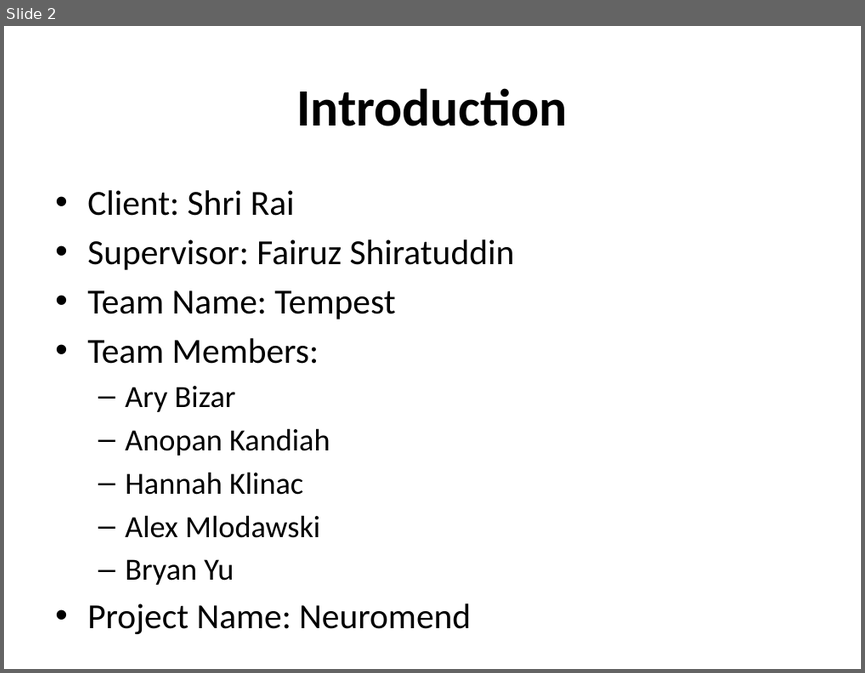
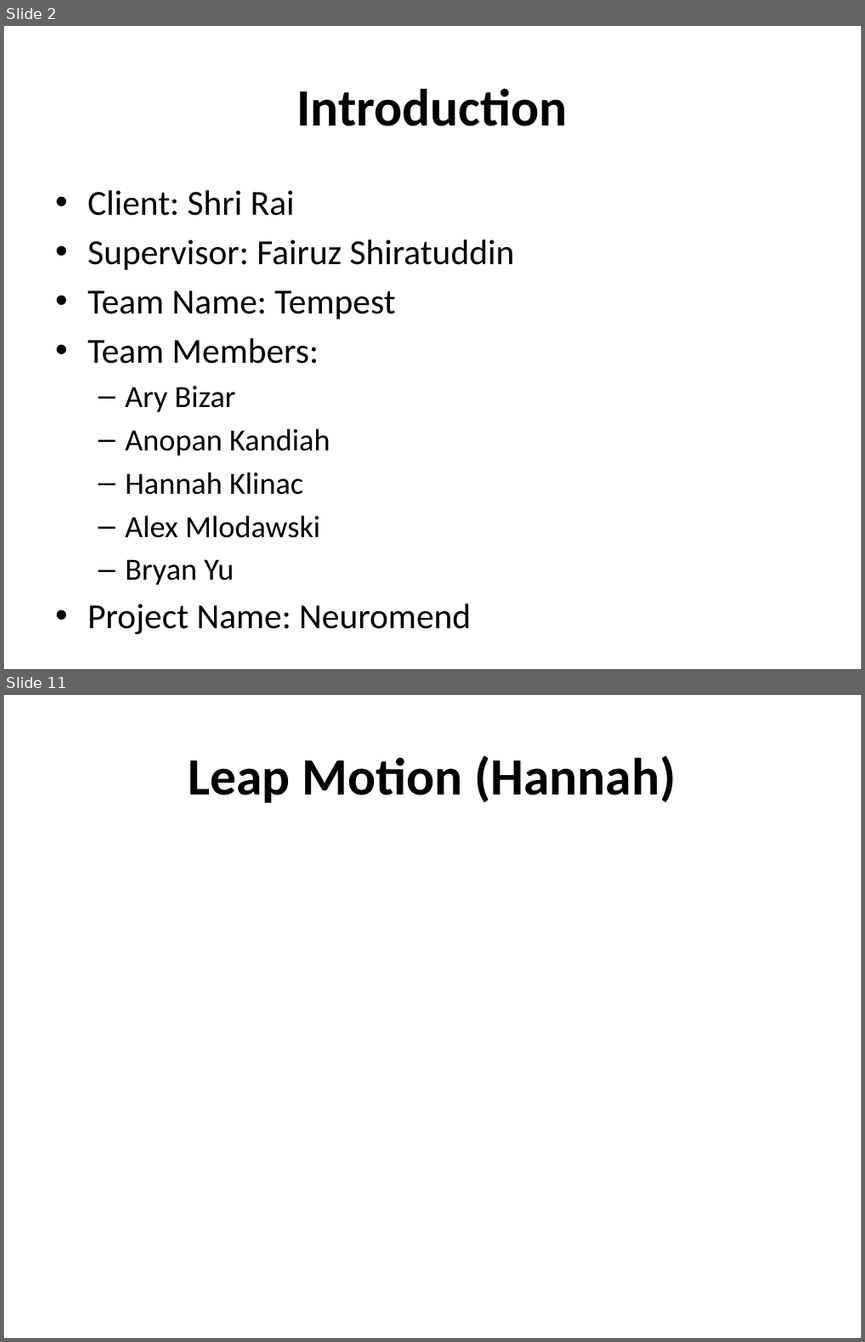
Before and after one commit to Hankli/VirtualEnvironments-Project, a slide deck: Documents/Presentations/Mock Presentation.pptx. Shown one above the other, each under a label of ours: slide 2 before the commit, slides 2 and 11 after it; the slides between them are not shown. The pictures are 865x673 and 865x1342 pixels, drawn with LibreOffice and Linux fonts; fonts in the diff are those of the drawing; background and template pictures are left out. Boxes give left, top, right and bottom in pixels: in the first picture for what was removed or moved away, otherwise in the second. Text is boxed around its words. In the diff, an @@ line names an element or a change of style, - is before the commit and + after.

```diff
--- a/Documents/Presentations/Mock Presentation.pptx
+++ b/Documents/Presentations/Mock Presentation.pptx
@@ slide 11 added at [4,695,861,1338], background picture (left out) @@
@@ title added at [188,755,676,803], 44 pt, text #000000, bold @@
+Leap Motion (Hannah)
```
Also in this commit, not shown: 4 slides changed, 10 other slides added, 6 slides removed.
